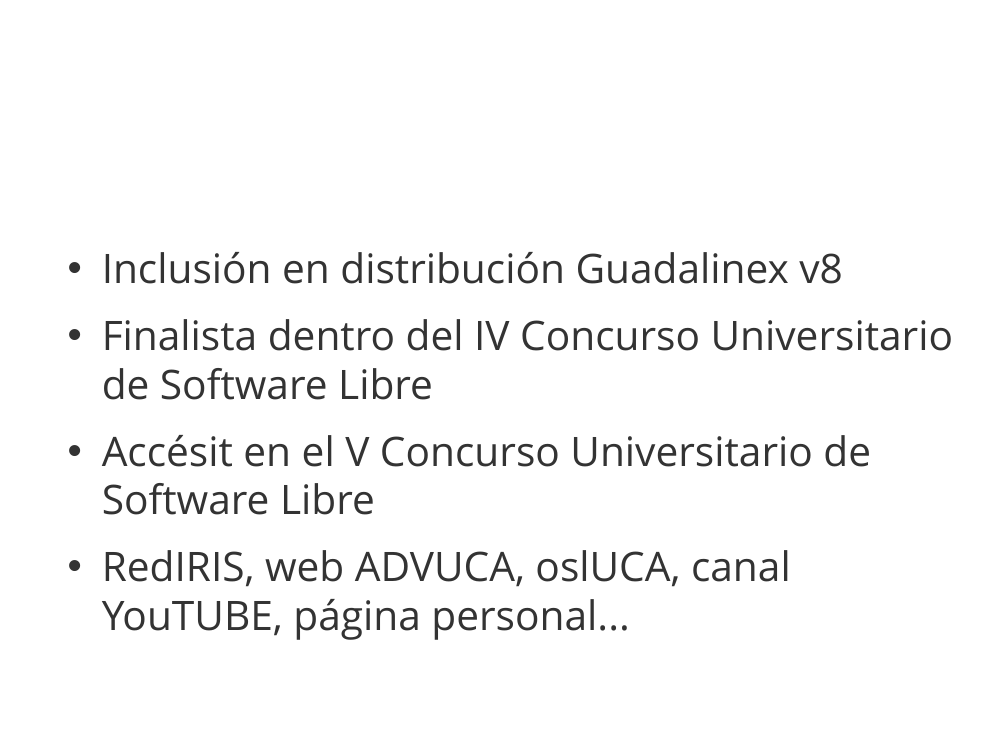
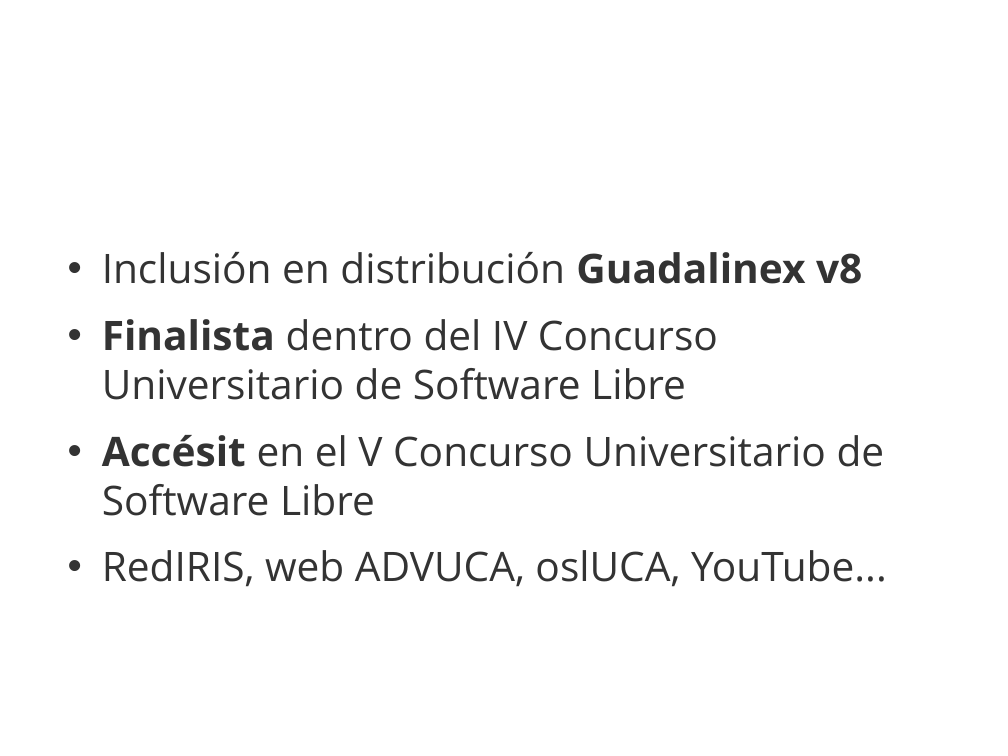
Before and after one commit to 3oheme/dominous, a slide deck: slide 16 of docs/presentacion/presentacion.odp. Drawn at 1008x756 pixels with LibreOffice and Linux fonts; fonts in the diff are those of the drawing; background and template pictures are left out. Boxes give left, top, right and bottom in pixels: in the first picture for what was removed or moved away, otherwise in the second. Text is boxed around its words. In the diff, an @@ line names an element or a change of style, - is before the commit and + after.

```diff
--- a/docs/presentacion/presentacion.odp
+++ b/docs/presentacion/presentacion.odp
@@ text at (x1=102, y1=252, x2=885, y2=516): bold on in "Guadalinex v8", "Finalista", "Accésit" @@
@@ text at (x1=102, y1=550, x2=887, y2=587): text changed @@
-• RedIRIS, web ADVUCA, oslUCA, canal YouTUBE, página personal...
+• RedIRIS, web ADVUCA, oslUCA, YouTube...
```
Also in this commit, not shown: 2 slides added.
